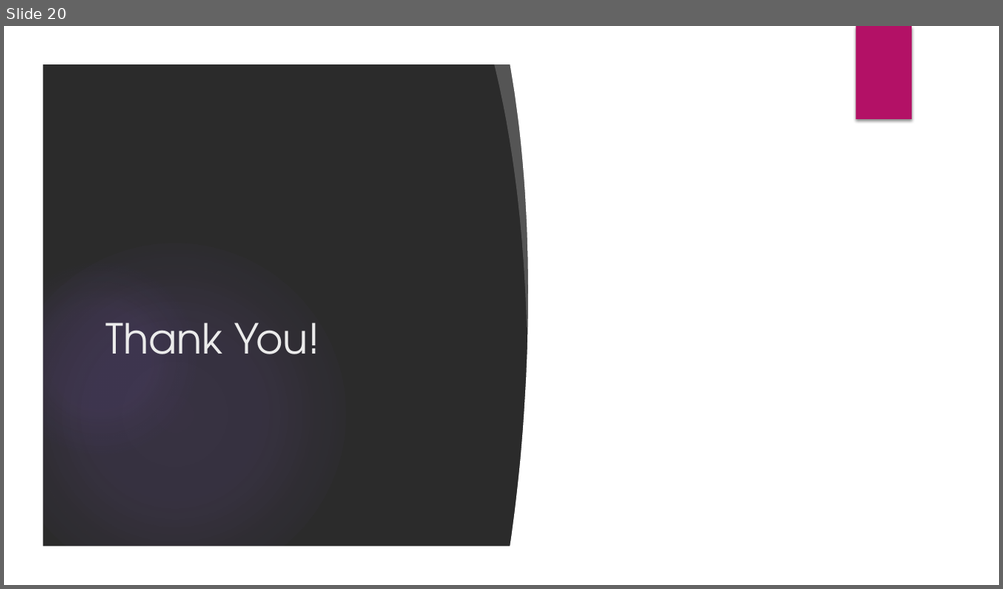
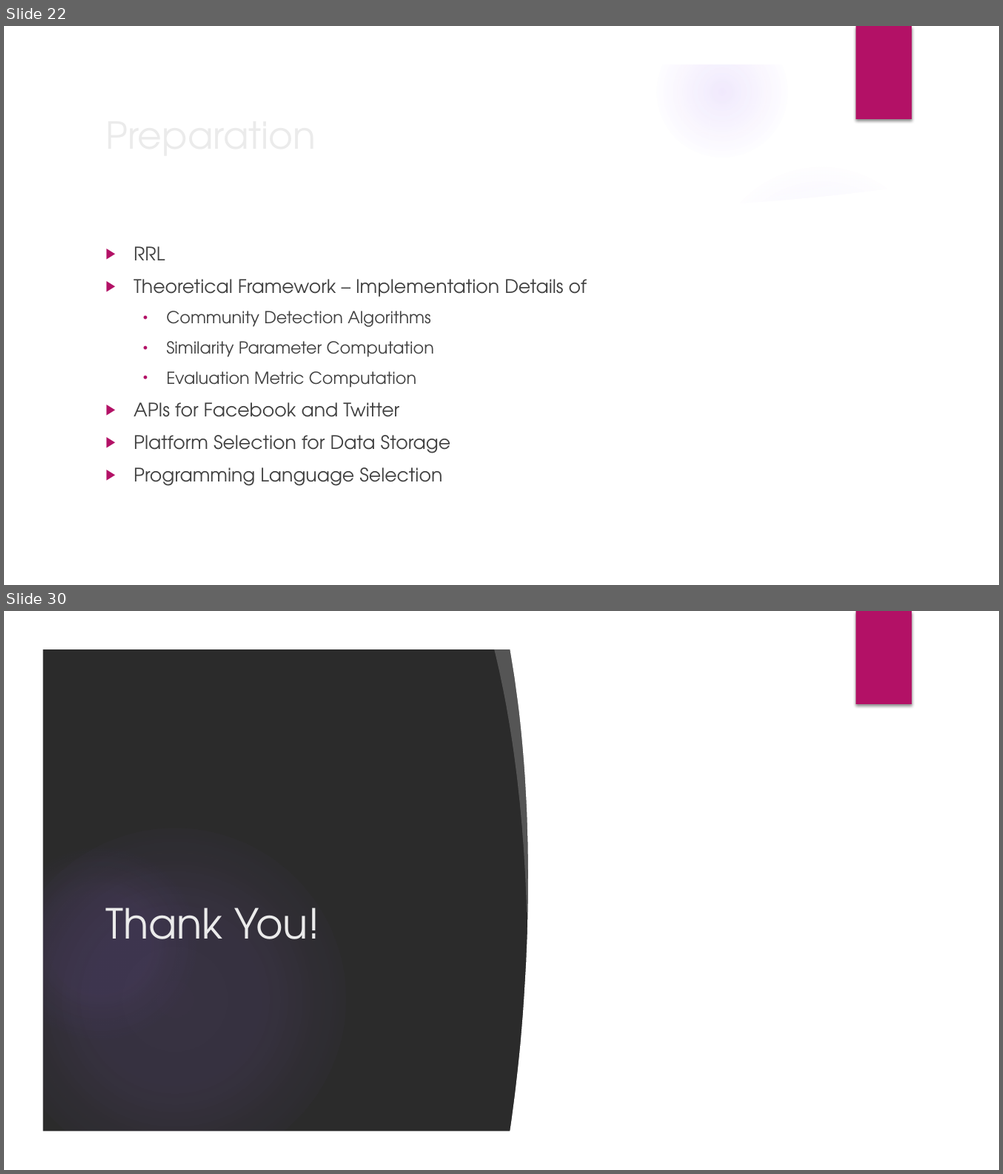
Before and after one commit to JNM-2T17/STMETRE, a slide deck: STMETRE_FernandezPobleteSanPedroTan_Presentation_v4.pptx. Shown one above the other, each under a label of ours: slide 20 before the commit, slides 22 and 30 after it; the slides between them are not shown. The pictures are 1003x589 and 1003x1174 pixels, drawn with LibreOffice and Linux fonts; fonts in the diff are those of the drawing; background and template pictures are left out; a plain dark background stands for a picture behind light text. Boxes give left, top, right and bottom in pixels: in the first picture for what was removed or moved away, otherwise in the second. Text is boxed around its words. In the diff, an @@ line names an element or a change of style, - is before the commit and + after.

```diff
--- a/STMETRE_FernandezPobleteSanPedroTan_Presentation_v4.pptx
+++ b/STMETRE_FernandezPobleteSanPedroTan_Presentation_v4.pptx
@@ slide 22 added at [4,26,999,585], background picture (left out); not listed: 6 template elements that a slide beside it also shows @@
@@ title added at [98,105,813,163], 36 pt, text #EBEBEB @@
+Preparation
@@ freeform shape added at [696,150,967,232], fill #FFFFFF at 20% opacity @@
@@ freeform shape added at [41,178,962,548], fill #FFFFFF @@
@@ ellipse added at [706,163,936,392], fill gradient #9B6BF2 @@
@@ text added at [134,247,586,486], 18 pt, text #404040 @@
+▶ RRL
+▶ Theoretical Framework – Implementation Details of
+  • Community Detection Algorithms
+  • Similarity Parameter Computation
+  • Evaluation Metric Computation
+▶ APIs for Facebook and Twitter
+▶ Platform Selection for Data Storage
+▶ Programming Language Selection
@@ what was slide 20 is now slide 30 @@
```
Also in this commit, not shown: 4 slides changed, 9 other slides added, 9 other files.
